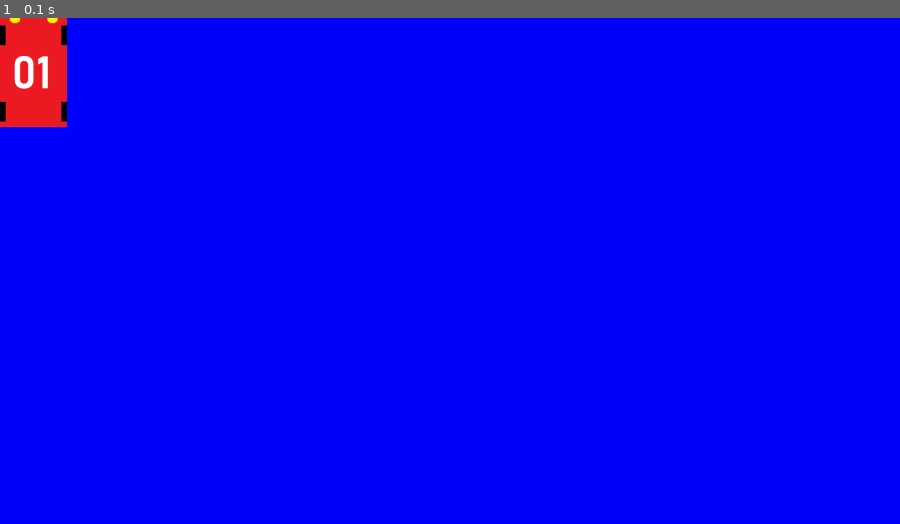
Above: before the commit, frame 1.
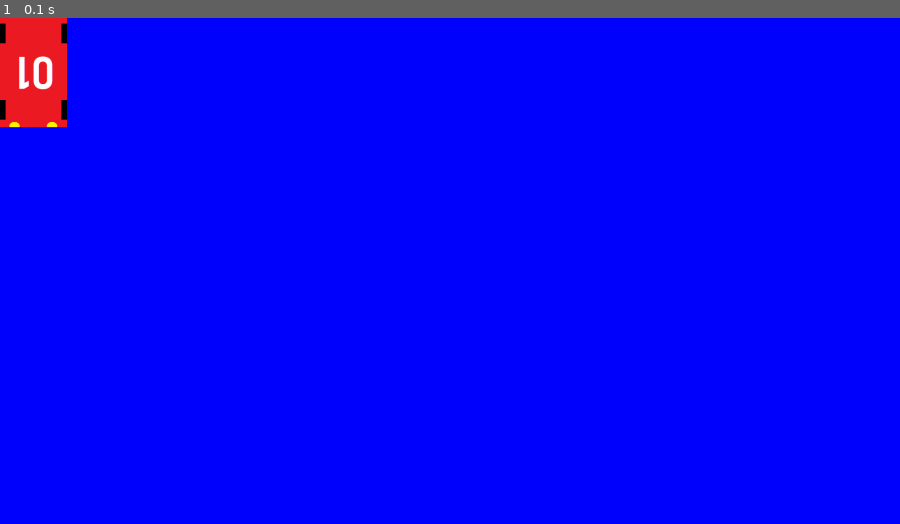
Above: after the commit, the same moment.

Repository: SilverSteelSam/PygameProject
Game: pygame game, started from main.py
The game is run twice, just before and just after one commit, with the same random seed, the same clock (stepped at 60 frames per second) and the same inputs.
Inputs:
- Up to frame 1 (0.1 s): no input

The runs differ from the first frame. In frame 1, 0.3% of the frame differs, in the area x 0-8%, y 0-22%.

Commit message:
fixed bug with rotated car

Diff:
--- a/main.py
+++ b/main.py
@@ -1,7 +1,6 @@
 import pygame, sys, os, random
 # from pygame.locals import *
 from itertools import cycle
-from PIL import Image
 from math import sin, cos, pi
 
 global RESOLUTION, FPS, resolutions, fps_list
@@ -119,17 +118,18 @@
 
 class Car(pygame.sprite.Sprite):
     MAX_SPEED = 500 / FPS  # pixels per second
+    BASE_IMAGE = pygame.image.load("data/car.png")
 
     def __init__(self, x, y):
         super().__init__()
-        self.image = load_image("current_car.png")
+        self.image = pygame.image.load("data/car.png").convert_alpha()
 
         self.rect = self.image.get_rect()
         self.rect.x = x
         self.rect.y = y
 
         self.spd = 0
-        self.angle = 0
+        self.angle = 180
 
     def draw(self, screen):
         screen.blit(self.image, (self.rect.x, self.rect.y))
@@ -144,12 +144,7 @@
         self.angle += direction * self.spd / 5
 
     def update(self):
-        Image.open("data/car.png").rotate(self.angle).save("data/current_car.png")
-        x, y = self.rect.x, self.rect.y
-        self.image = load_image("current_car.png")
-        self.rect = self.image.get_rect()
-        self.rect.x = x
-        self.rect.y = y
+        self.image = pygame.transform.rotate(Car.BASE_IMAGE, self.angle)
 
         self.rect.y += self.spd * cos(self.angle * pi / 180)
         self.rect.x += self.spd * sin(self.angle * pi / 180)
Binary file changed: data/car.png
Binary file removed: data/current_car.png
